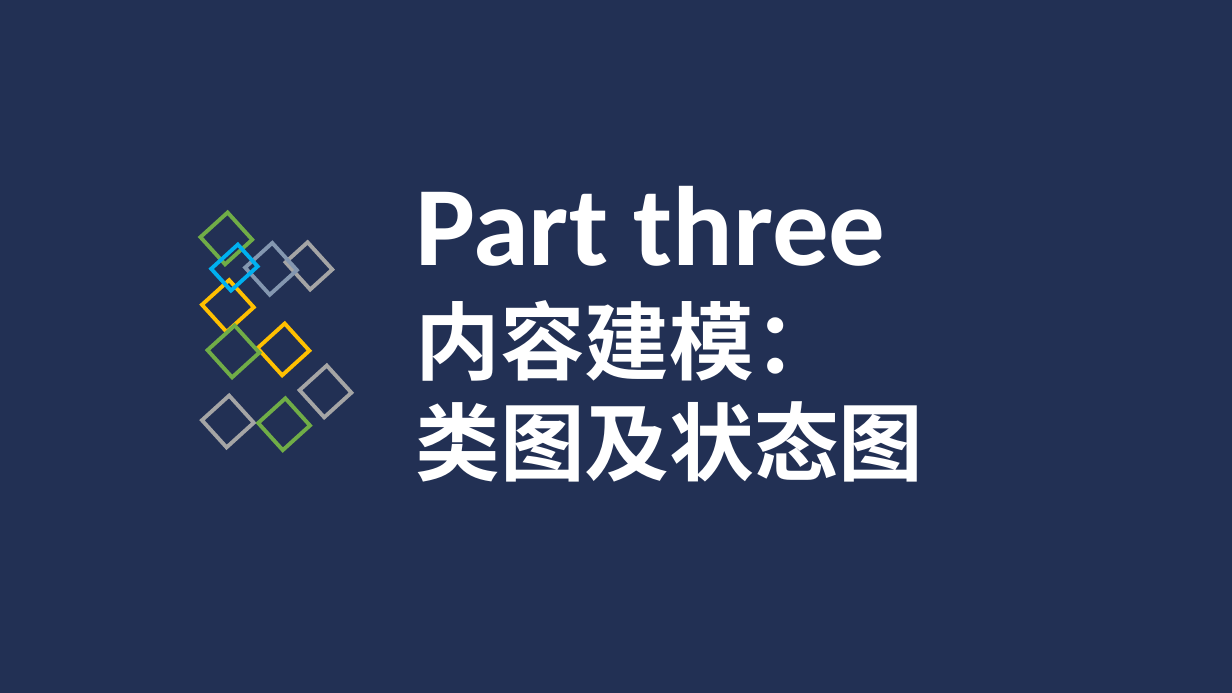
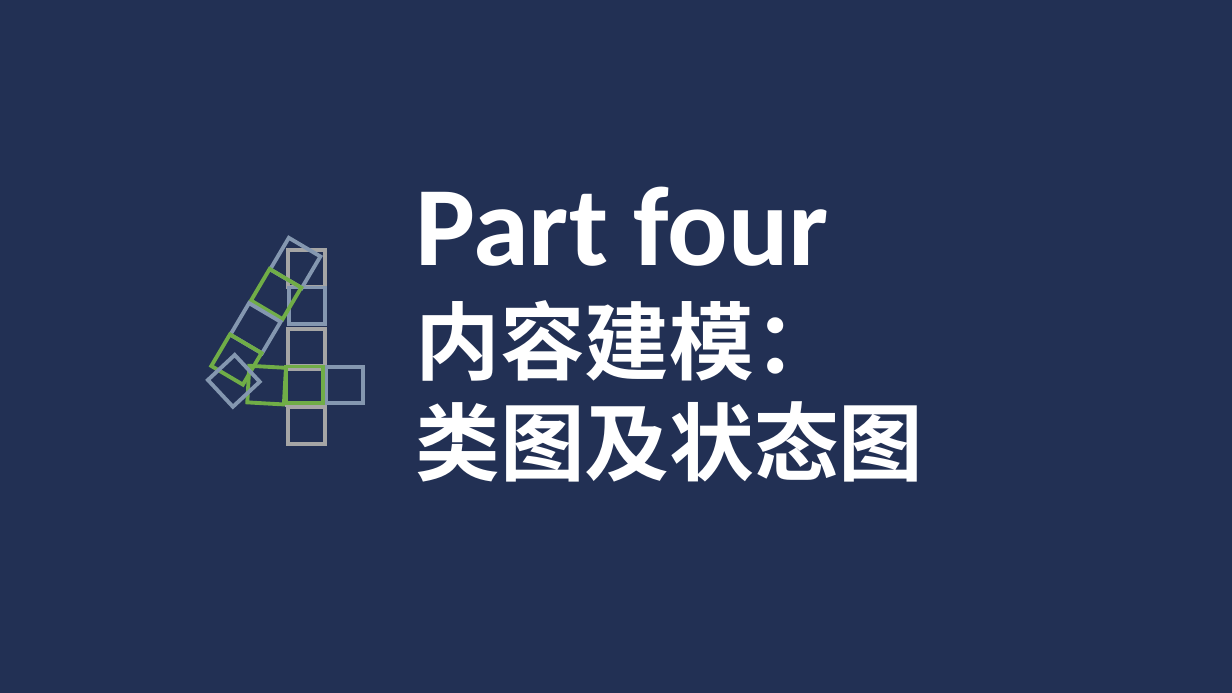
Before and after one commit to Glossy/WebEngineering, a slide deck: slide 8 of docs/应用建模.pptx. Drawn at 1232x693 pixels with LibreOffice and Linux fonts; fonts in the diff are those of the drawing. Boxes give left, top, right and bottom in pixels: in the first picture for what was removed or moved away, otherwise in the second. Text is boxed around its words. In the diff, an @@ line names an element or a change of style, - is before the commit and + after.

```diff
--- a/docs/应用建模.pptx
+++ b/docs/应用建模.pptx
@@ text at (416, 186, 829, 266): text changed @@
-Part three
+Part four
@@ rotation 317 to 300 degrees in 3 elements at (211, 334, 262, 385), (270, 238, 321, 289), (251, 269, 302, 319) @@
@@ rectangle at (288, 287, 325, 324): outline #00B0F0 3 pt to #8497B0 3 pt; rotation 317 to 0 degrees @@
@@ rectangle at (231, 303, 281, 353): outline #FFC000 3 pt to #8497B0 3 pt; rotation 317 to 300 degrees @@
@@ rectangle added at (288, 329, 325, 366), outline #A5A5A5 3 pt @@
@@ rectangle: place and size @@
-rectangle at (202, 280, 254, 332)
+rectangle at (208, 355, 260, 407)
@@ rectangle at (208, 355, 260, 407): outline #FFC000 3 pt to #8497B0 3 pt @@
@@ rectangle at (248, 366, 287, 405): rotation 317 to 3 degrees @@
@@ rectangle added at (287, 367, 323, 404), outline #70AD47 3 pt @@
@@ rectangle added at (326, 367, 363, 404), outline #8497B0 3 pt @@
@@ rotation 317 to 0 degrees in 3 elements at (288, 250, 325, 287), (287, 369, 323, 406), (288, 407, 325, 444) @@
```
Also in this commit, not shown: 4 other slides changed.
